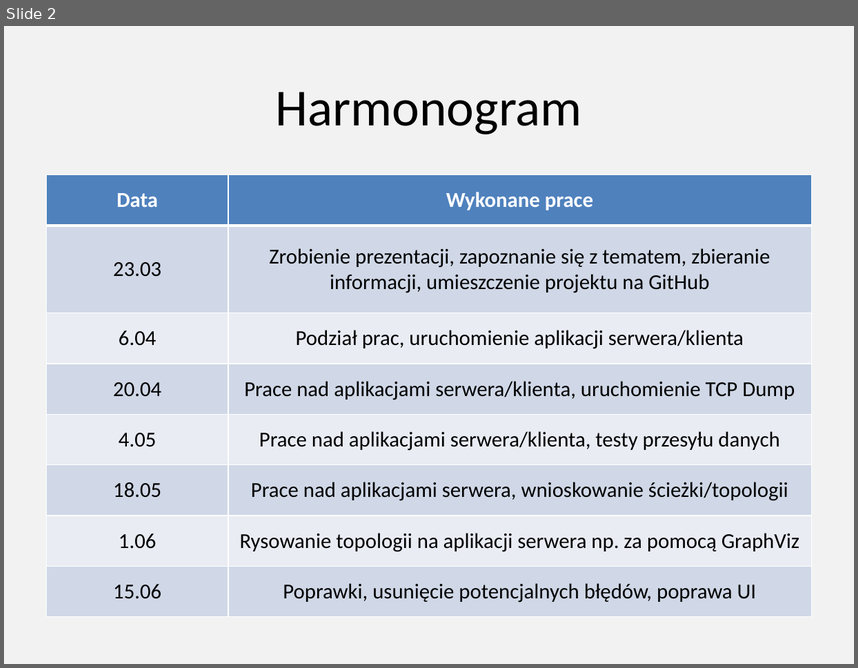
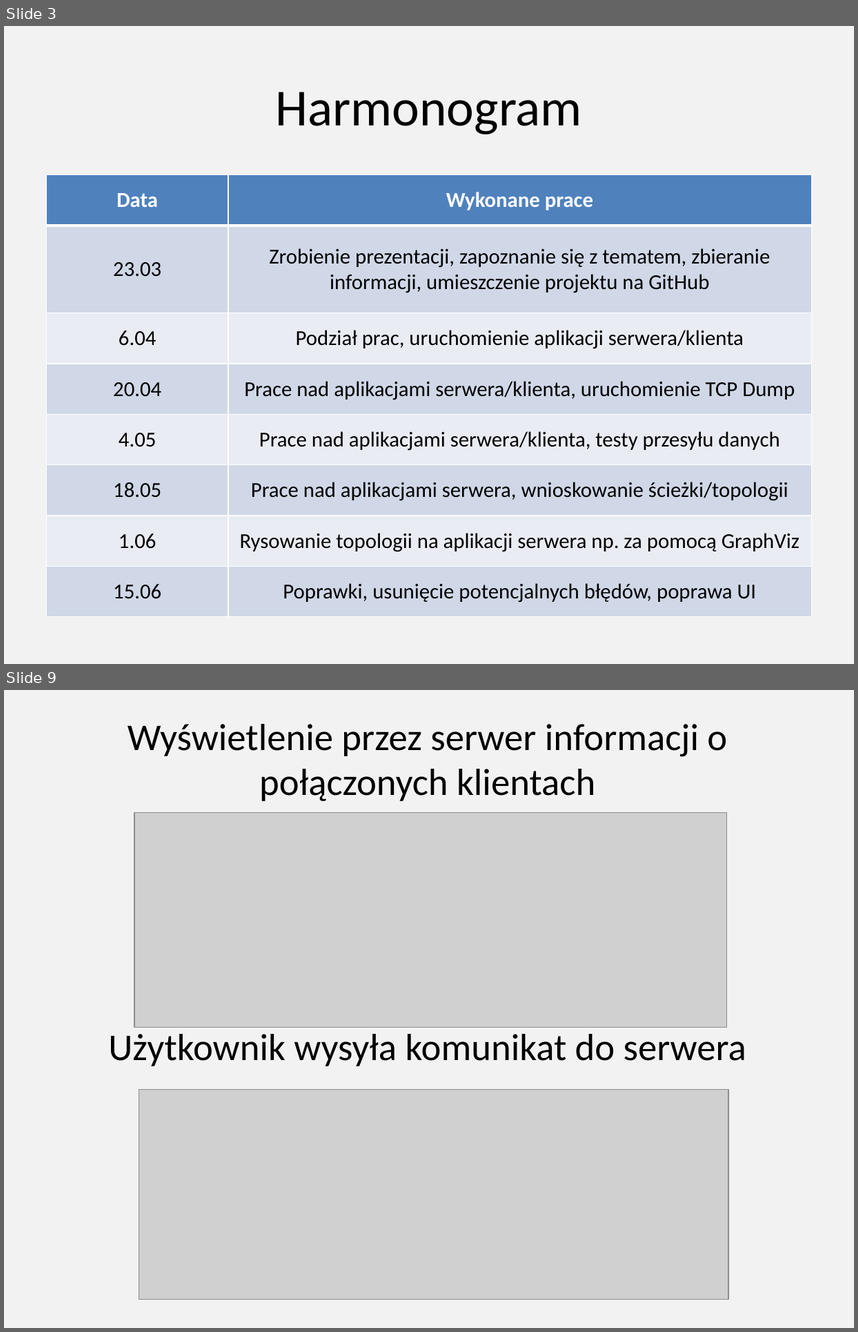
Before and after one commit to mateuszbyczkowski/Byczkowski_Dominiak_MonitorRuchuSieci, a slide deck: Byczkowski_Dominiak_Projekt_Podstawy_Teleinformatyki.pptx. Shown one above the other, each under a label of ours: slide 2 before the commit, slides 3 and 9 after it; the slides between them are not shown. The pictures are 858x668 and 858x1332 pixels, drawn with LibreOffice and Linux fonts; fonts in the diff are those of the drawing; grey boxes stand for pictures. Boxes give left, top, right and bottom in pixels: in the first picture for what was removed or moved away, otherwise in the second. Text is boxed around its words. In the diff, an @@ line names an element or a change of style, - is before the commit and + after.

```diff
--- a/Byczkowski_Dominiak_Projekt_Podstawy_Teleinformatyki.pptx
+++ b/Byczkowski_Dominiak_Projekt_Podstawy_Teleinformatyki.pptx
@@ slide 9 added at [4,690,854,1328], background #F2F2F2 @@
@@ text added at [108,724,746,1066], 32 pt, text #000000 @@
+Wyświetlenie przez serwer informacji o połączonych klientach
+Użytkownik wysyła komunikat do serwera
@@ picture added at [135,812,727,1027] @@
@@ picture added at [139,1089,729,1299] @@
@@ what was slide 2 is now slide 3 @@
```
Also in this commit, not shown: 2 slides changed, 7 other slides added.
